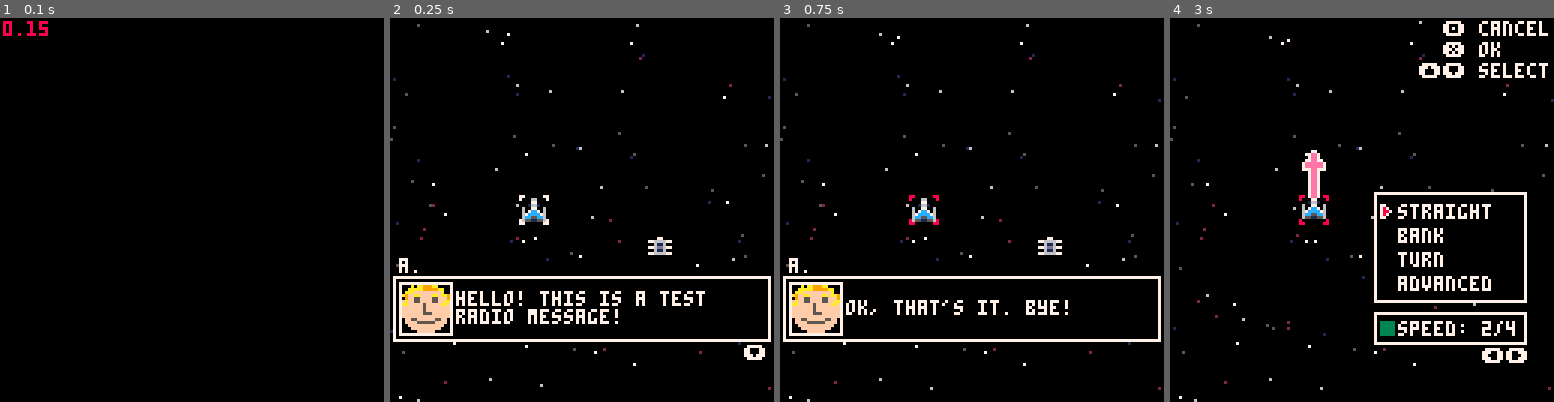
Above: before the commit, frames 1-4 (left to right).
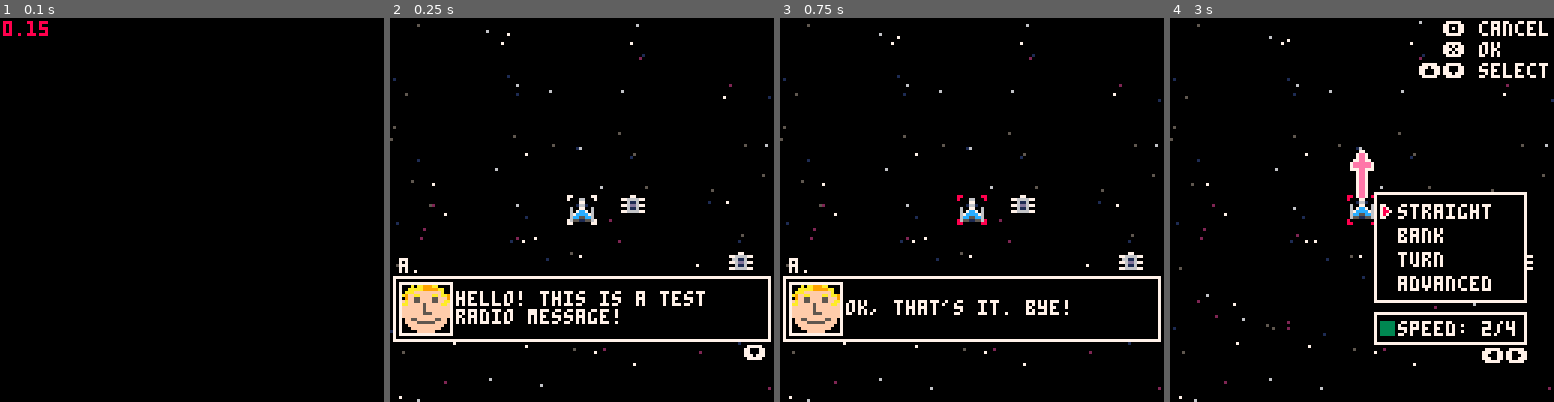
Above: after the commit, the same moments.

Repository: karjona/ondatra
Game: PICO-8 cartridge ondatra.p8
The game is run twice, just before and just after one commit, with the same random seed, the same clock (stepped at 60 frames per second) and the same inputs.
Inputs:
- Up to frame 1 (0.1 s): no input
- Up to frame 2 (0.25 s): no input
- Up to frame 3 (0.75 s): tap X (X key) at 0.33 s; tap O (Z key) at 0.7 s
- Up to frame 4 (3 s): tap X (X key) at 1.07, 1.85, 2.97 s; hold Right 1.6-2.1 s; tap O (Z key) every 0.4 s from 1.7 to 2.9 s; hold Up 2.15-2.42 s; hold Right from 2.47 s (still down)

Frame 1 is identical in both runs. In frame 2, 1.3% of the frame differs, in the area x 33-95%, y 46-66%; in frame 3, 1.3%; in frame 4, 1.6%, in the area x 33-95%, y 34-66%.

Commit message:
Add gameover scene and implement enemy shooting logic

Diff:
--- a/ondatra.p8
+++ b/ondatra.p8
@@ -14,6 +14,7 @@
 #include src/scenes/logo.lua
 #include src/scenes/battle.lua
 #include src/scenes/won.lua
+#include src/scenes/gameover.lua
 
 -- utilities
 #include src/utilities/say.lua
--- a/src/entities/enemy.lua
+++ b/src/entities/enemy.lua
@@ -6,26 +6,32 @@
 end
 
 function enemy_shoot(ship)
-  log("enemy shot!")
-  ship.has_shot = true
+  if t() % 2 == 0 then
+    local potential_targets = search_player_ship(ship)
+    enemy_shoot_execute(ship, potential_targets)
+  end
+end
+
+function enemy_shoot_execute(ship, ships_to_shoot)
+  if #ships_to_shoot > 0 then
+    -- pick a random solution
+    local solution = rnd(ships_to_shoot)
+    shoot_ship(ship, solution)
+  else
+    -- pass the turn
+    ship.has_shot = true
+  end
 end
 
 function enemy_move_execute(ship, solutions)
   if #solutions > 0 then
-    log("solutions found: " .. #solutions)
     -- pick a random solution
     local solution = rnd(solutions)
-    if solution.move_type == "straight" then
-      log("solution: " .. solution.move_type .. " " .. solution.speed)
-    else
-      log("solution: " .. solution.move_type .. " " .. solution.speed .. " " .. solution.direction)
-    end
 
     -- move the ship
     local move_end = calc_move_end_position(ship, solution.move_type, solution.speed, solution.direction)
     move_ship(ship, move_end.x, move_end.y, move_end.angle)
   else
-    log("no solutions found, move at random")
     -- move the ship at random
     local move_type = rnd({ "straight", "turn", "bank" })
     local speed = flr(rnd(ship.max_speed)) + 1
@@ -45,24 +51,32 @@
     local distance = get_ships_distance(ship, player_ship)
     local max_distance = ship.max_speed * 8 + ship.max_range * 8
     if distance <= max_distance then
-      -- theres three types of moves a ship can do:
-      -- straight, turn and bank
-      -- each move can have a different speed, based on the ship's max speed
-      -- turn and bank can rotate the ship +- 90º or 45º, respectively
-      -- for each move combination, check if the player ship would be in range
-      -- if it is, add it to the potential solutions
-      -- if not, continue to the next move combination
+      if battle_phase == "movement" then
+        -- theres three types of moves a ship can do:
+        -- straight, turn and bank
+        -- each move can have a different speed, based on the ship's max speed
+        -- turn and bank can rotate the ship +- 90º or 45º, respectively
+        -- for each move combination, check if the player ship would be in range
+        -- if it is, add it to the potential solutions
+        -- if not, continue to the next move combination
 
-      local move_types = { "straight", "turn", "bank" }
-      local directions = { "right", "left" }
+        local move_types = { "straight", "turn", "bank" }
+        local directions = { "right", "left" }
 
-      for move_type in all(move_types) do
-        if move_type == "straight" then
-          calc_enemy_move_solutions(ship, player_ship, solutions, move_type)
-        else
-          for direction in all(directions) do
-            calc_enemy_move_solutions(ship, player_ship, solutions, move_type, direction)
+        for move_type in all(move_types) do
+          if move_type == "straight" then
+            calc_enemy_move_solutions(ship, player_ship, solutions, move_type)
+          else
+            for direction in all(directions) do
+              calc_enemy_move_solutions(ship, player_ship, solutions, move_type, direction)
+            end
           end
+        end
+      elseif battle_phase == "shoot" then
+        -- check if the player ship is in range
+        local x1, y1, x2, y2 = calc_range_vertices(ship.x, ship.y, ship.max_range, ship.angle)
+        if is_enemy_in_range(player_ship.x, player_ship.y, ship.x, ship.y, x1, y1, x2, y2) then
+          add(solutions, player_ship)
         end
       end
     end
--- a/src/entities/ship.lua
+++ b/src/entities/ship.lua
@@ -11,13 +11,13 @@
 
   if model == nil then
     model = "fighter"
-    x = 48
+    x = 64
     y = 64
   end
 
   if model == "creature" then
-    x = 90
-    y = 76
+    x = 8 + flr(rnd(112))
+    y = 8 + flr(rnd(112))
     initiative = 20
     angle = 0
   end
@@ -45,7 +45,7 @@
     energy = 100,
     max_energy = 100,
     max_speed = 4,
-    max_range = 4
+    max_range = 4.5
   }
 
   add(entities, myship)
--- a/src/main.lua
+++ b/src/main.lua
@@ -46,7 +46,9 @@
 
   -- debug entities
   create_ship()
-  create_ship("cpu", "creature")
+  for i = 1, flr(rnd(5) + 1) do
+    create_ship("cpu", "creature")
+  end
 
   _upd = upd_battle
   _drw = drw_battle
--- a/src/scenes/battle.lua
+++ b/src/scenes/battle.lua
@@ -8,6 +8,7 @@
 
   local ship_moved = false
   local enemies_left = 0
+  local player_ships_left = 0
   local bullet_count = 0
   for entity in all(entities) do
     if entity.type == "bullet" then
@@ -38,6 +39,10 @@
 
       if entity.owner == "cpu" then
         enemies_left += 1
+      end
+
+      if entity.owner == "player" then
+        player_ships_left += 1
       end
 
       -- animate ship movement
@@ -63,9 +68,15 @@
     end
   end
 
-  if enemies_left == 0 and bullet_count == 0 then
-    _drw = drw_won
-    _upd = upd_won
+  -- check if the game is over
+  if bullet_count == 0 then
+    if enemies_left == 0 then
+      _drw = drw_won
+      _upd = upd_won
+    elseif player_ships_left == 0 then
+      _drw = drw_gameover
+      _upd = upd_gameover
+    end
   end
 
   if ship_moved then moving_ships = true else moving_ships = false end
--- /dev/null
+++ b/src/scenes/gameover.lua
@@ -0,0 +1,10 @@
+function upd_gameover()
+  if btnp(❎) then
+    start_game()
+  end
+end
+
+function drw_gameover()
+  cls()
+  print("game over", 1, 1, 8)
+end
